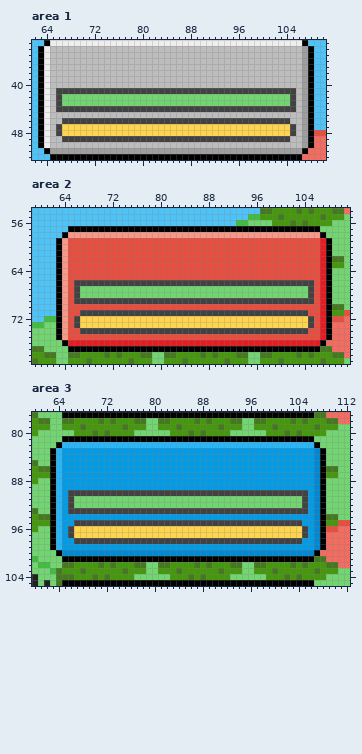
A pixel-art file gets an edit: assets/wip/battle_ui_mockup.aseprite. Above: the version before the commit.
320x180 pixels, 1 frame. Colours within 5 levels of each other are drawn and written as one. Shown: area 1: x 62..110, y 33..52; area 2: x 59..111, y 54..79; area 3: x 60..112, y 77..105. The commit also changed other parts of the picture, which this record leaves out.
After the commit:
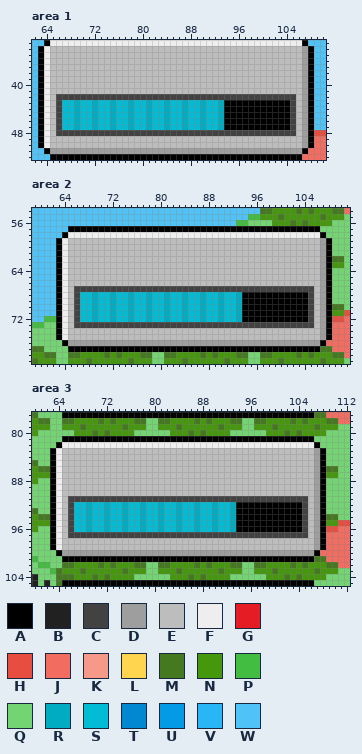
Palette (. is transparent): A #000000  B #212121  C #424242  D #9e9e9e  E #bdbdbd  F #eeeeee  G #e51c23  H #e84e40  J #f36c60  K #f69988  L #ffd54f  M #447920  N #45980b  P #42bd41  Q #72d572  R #00acc1  S #00bcd4  T #0288d1  U #039be5  V #29b6f6  W #4fc3f7
Changes in this commit:
layer "xpbars" added
Changed rows in their new state; - is an unchanged pixel.
Area 1, layer "xpbars":
first column x 66:
41 EEEEEEEEEEEEEEEEEEEEEEEEEEEEEEEEEEEEEEEE
42 -CCCCCCCCCCCCCCCCCCCCCCCCCCCCCCCCCCCCCC-
43 -SSRSSRSSRSSRSSRSSRSSRSSRSSRAAAAAAAAAAA-
44 -SSRSSRSSRSSRSSRSSRSSRSSRSSRAAAAAAAAAAA-
45 CSSRSSRSSRSSRSSRSSRSSRSSRSSRAAAAAAAAAAAC
46 CSSRSSRSSRSSRSSRSSRSSRSSRSSRAAAAAAAAAAAC
47 -SSRSSRSSRSSRSSRSSRSSRSSRSSRAAAAAAAAAAA-
48 -CCCCCCCCCCCCCCCCCCCCCCCCCCCCCCCCCCCCCC-
49 -EEEEEEEEEEEEEEEEEEEEEEEEEEEEEEEEEEEEEE-
Area 2, layer "xpbars":
first column x 64:
58 -FFFFFFFFFFFFFFFFFFFFFFFFFFFFFFFFFFFFFFFFFF-
59 FEEEEEEEEEEEEEEEEEEEEEEEEEEEEEEEEEEEEEEEEEED
60 FEEEEEEEEEEEEEEEEEEEEEEEEEEEEEEEEEEEEEEEEEED
61 FEEEEEEEEEEEEEEEEEEEEEEEEEEEEEEEEEEEEEEEEEED
62 FEEEEEEEEEEEEEEEEEEEEEEEEEEEEEEEEEEEEEEEEEED
63 FEEEEEEEEEEEEEEEEEEEEEEEEEEEEEEEEEEEEEEEEEED
64 FEEEEEEEEEEEEEEEEEEEEEEEEEEEEEEEEEEEEEEEEEED
65 FEEEEEEEEEEEEEEEEEEEEEEEEEEEEEEEEEEEEEEEEEED
66 FEEEEEEEEEEEEEEEEEEEEEEEEEEEEEEEEEEEEEEEEEED
67 FE-CCCCCCCCCCCCCCCCCCCCCCCCCCCCCCCCCCCCCC-ED
68 FE-SSRSSRSSRSSRSSRSSRSSRSSRSSRAAAAAAAAAAA-ED
69 FE-SSRSSRSSRSSRSSRSSRSSRSSRSSRAAAAAAAAAAA-ED
70 FECSSRSSRSSRSSRSSRSSRSSRSSRSSRAAAAAAAAAAACED
71 FECSSRSSRSSRSSRSSRSSRSSRSSRSSRAAAAAAAAAAACED
72 FE-SSRSSRSSRSSRSSRSSRSSRSSRSSRAAAAAAAAAAA-ED
73 FE-CCCCCCCCCCCCCCCCCCCCCCCCCCCCCCCCCCCCCC-ED
74 FEEEEEEEEEEEEEEEEEEEEEEEEEEEEEEEEEEEEEEEEEED
75 FEEEEEEEEEEEEEEEEEEEEEEEEEEEEEEEEEEEEEEEEEED
76 -DDDDDDDDDDDDDDDDDDDDDDDDDDDDDDDDDDDDDDDDDD-
Area 3, layer "xpbars":
first column x 64:
 82 -FFFFFFFFFFFFFFFFFFFFFFFFFFFFFFFFFFFFFFFFFF-
 83 FEEEEEEEEEEEEEEEEEEEEEEEEEEEEEEEEEEEEEEEEEED
 84 FEEEEEEEEEEEEEEEEEEEEEEEEEEEEEEEEEEEEEEEEEED
 85 FEEEEEEEEEEEEEEEEEEEEEEEEEEEEEEEEEEEEEEEEEED
 86 FEEEEEEEEEEEEEEEEEEEEEEEEEEEEEEEEEEEEEEEEEED
 87 FEEEEEEEEEEEEEEEEEEEEEEEEEEEEEEEEEEEEEEEEEED
 88 FEEEEEEEEEEEEEEEEEEEEEEEEEEEEEEEEEEEEEEEEEED
 89 FEEEEEEEEEEEEEEEEEEEEEEEEEEEEEEEEEEEEEEEEEED
 90 FEEEEEEEEEEEEEEEEEEEEEEEEEEEEEEEEEEEEEEEEEED
 91 FE-CCCCCCCCCCCCCCCCCCCCCCCCCCCCCCCCCCCCCC-ED
 92 FE-SSRSSRSSRSSRSSRSSRSSRSSRSSRAAAAAAAAAAA-ED
 93 FE-SSRSSRSSRSSRSSRSSRSSRSSRSSRAAAAAAAAAAA-ED
 94 FECSSRSSRSSRSSRSSRSSRSSRSSRSSRAAAAAAAAAAACED
 95 FECSSRSSRSSRSSRSSRSSRSSRSSRSSRAAAAAAAAAAACED
 96 FE-SSRSSRSSRSSRSSRSSRSSRSSRSSRAAAAAAAAAAA-ED
 97 FE-CCCCCCCCCCCCCCCCCCCCCCCCCCCCCCCCCCCCCC-ED
 98 FEEEEEEEEEEEEEEEEEEEEEEEEEEEEEEEEEEEEEEEEEED
 99 FEEEEEEEEEEEEEEEEEEEEEEEEEEEEEEEEEEEEEEEEEED
100 -DDDDDDDDDDDDDDDDDDDDDDDDDDDDDDDDDDDDDDDDDD-
Changed places in both pictures, as pixel boxes (x1, y1, x2, y2):
changed: (56, 88, 296, 142)
changed: (62, 232, 326, 346)
changed: (56, 442, 320, 556)
